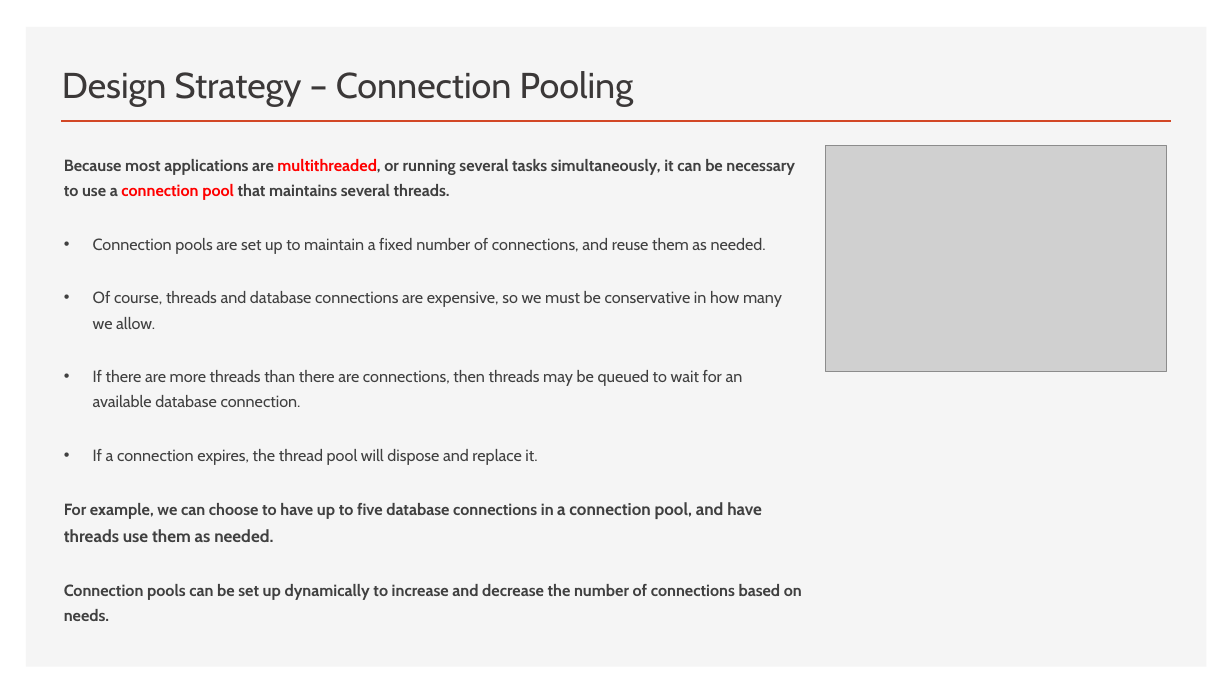
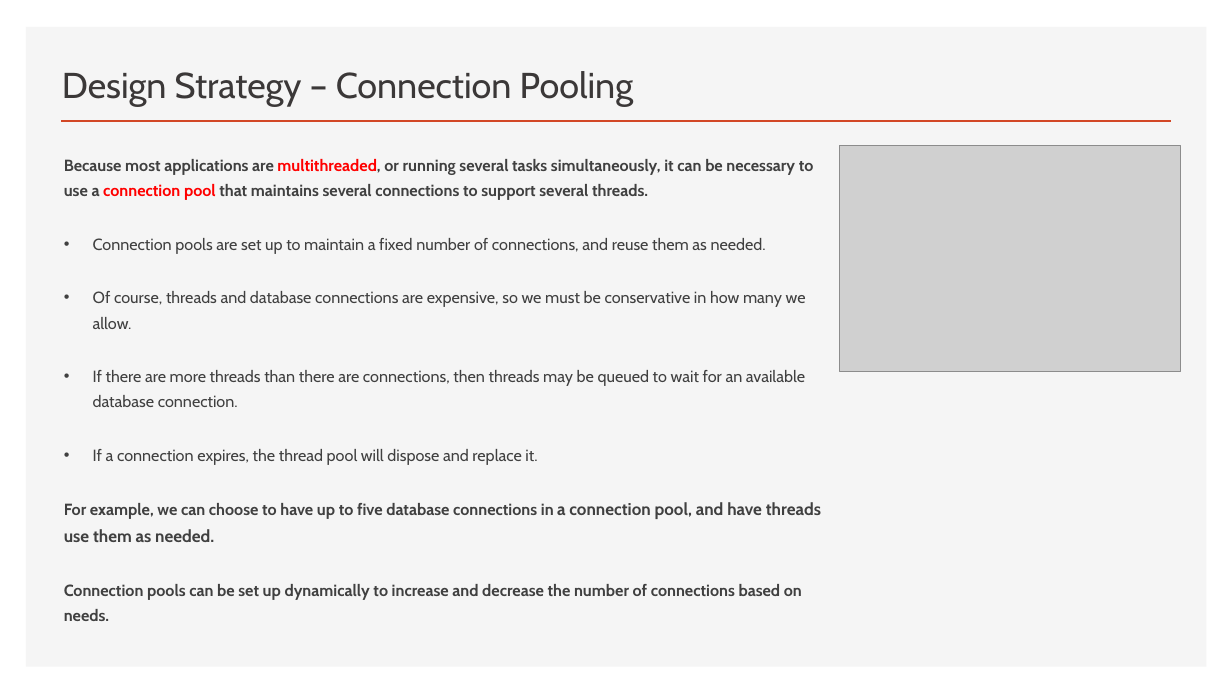
Before and after one commit to thomasnield/oreilly_programming_with_sql, a slide deck: slide 20 of oreilly_programming_with_sql.pptx (slide 22 before the commit). Drawn at 1232x693 pixels with LibreOffice and Linux fonts; fonts in the diff are those of the drawing; grey boxes stand for pictures. Boxes give left, top, right and bottom in pixels: in the first picture for what was removed or moved away, otherwise in the second. Text is boxed around its words. In the diff, an @@ line names an element or a change of style, - is before the commit and + after.

```diff
--- a/oreilly_programming_with_sql.pptx
+++ b/oreilly_programming_with_sql.pptx
@@ picture: place and size @@
-picture at [825,145,1166,372]
+picture at [840,145,1181,372]
@@ text at [64,159,814,200]: text changed @@
-Because most applications are multithreaded, or running several tasks simultaneously, it can be necessary to use a connection pool that maintains several threads.
+Because most applications are multithreaded, or running several tasks simultaneously, it can be necessary to use a connection pool that maintains several connections to support several threads.
```
Also in this commit, not shown: 2 slides removed, 1 other file.
